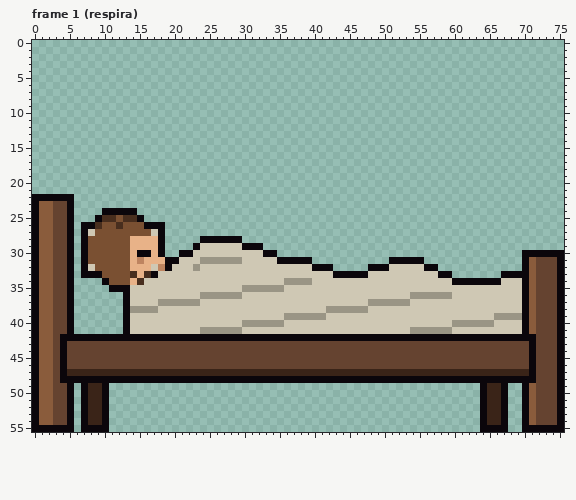
A pixel-art file gets an edit: arte/objetos/bruno_202.aseprite. The first picture shows the starting point.
76x56 pixels, 15 frames. Shown: frame 1 (respira). The commit also changed other frames, which this record leaves out.
After the commit:
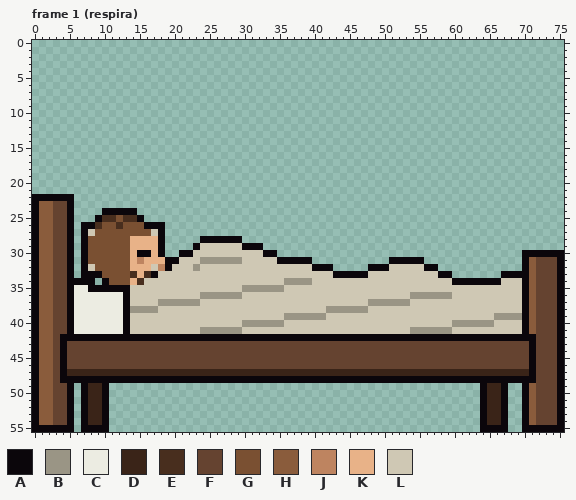
Palette (. is transparent): A #0b060b  B #9a9585  C #ecece2  D #3a2418  E #482e1e  F #654330  G #7a5032  H #8a5c3c  J #be8460  K #e8b288  L #cfc8b4
The edit:
--- frame 1 (respira)
@@ x 4..14 @@
 33 FA.AAAGGGGE
-34 FA....AGGGK
-35 FA.....AAAL
-36 FA.......AL
-37 FA.......AL
-38 FA.......AB
-39 FA.......AL
-40 FA.......AL
-41 FA.......AL
+34 FAAAA.AGGGK
+35 FACCAAAAAAL
+36 FACCCCCCCAL
+37 FACCCCCCCAL
+38 FACCCCCCCAB
+39 FACCCCCCCAL
+40 FACCCCCCCAL
+41 FACCCCCCCAL
 42 AAAAAAAAAAA
Where, in picture pixels (left, top, right, bottom), the same in both pictures:
added: (74, 278, 123, 334)
